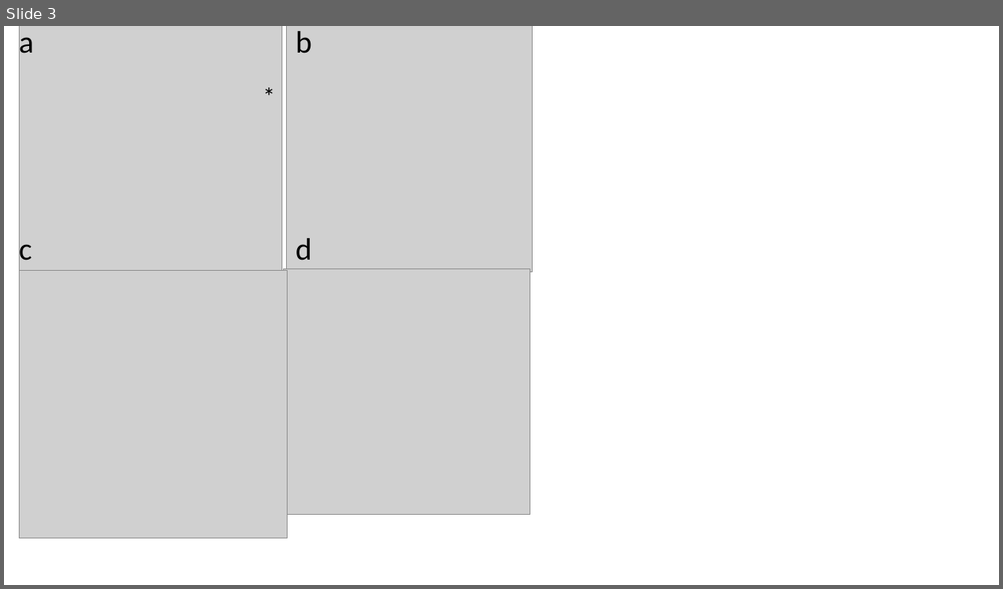
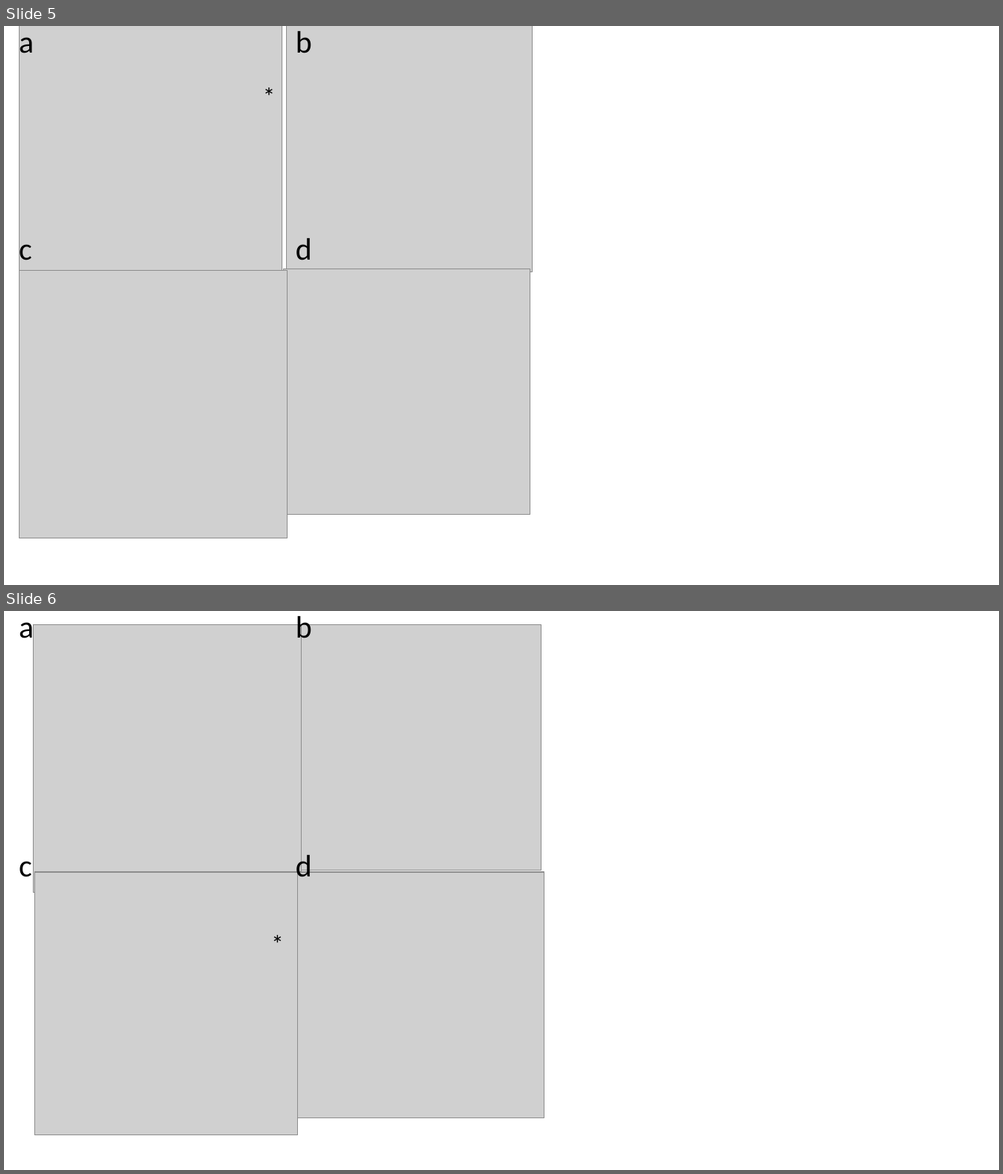
Before and after one commit to DaPsyientist/COVID911_EmoMem, a slide deck: Merged/Output/fig/pptx/covid_graph.pptx. Shown one above the other, each under a label of ours: slide 3 before the commit, slides 5 and 6 after it. The pictures are 1003x589 and 1003x1174 pixels, drawn with LibreOffice and Linux fonts; fonts in the diff are those of the drawing; grey boxes stand for pictures. Boxes give left, top, right and bottom in pixels: in the first picture for what was removed or moved away, otherwise in the second. Text is boxed around its words. In the diff, an @@ line names an element or a change of style, - is before the commit and + after.

Commit message:
new pptx

```diff
--- a/Merged/Output/fig/pptx/covid_graph.pptx
+++ b/Merged/Output/fig/pptx/covid_graph.pptx
@@ slide 6 added at bbox=[4, 611, 999, 1170], background #FFFFFF @@
@@ text added at bbox=[19, 622, 34, 646], 30 pt, text #000000 @@
+a
@@ picture added at bbox=[33, 624, 301, 892] @@
@@ picture added at bbox=[295, 624, 541, 871] @@
@@ text added at bbox=[296, 612, 312, 646], 30 pt, text #000000 @@
+b
@@ text added at bbox=[296, 851, 312, 885], 30 pt, text #000000 @@
+d
@@ text added at bbox=[19, 861, 32, 877], 30 pt, text #000000 @@
+c
@@ picture added at bbox=[34, 872, 298, 1136] @@
@@ picture added at bbox=[297, 872, 543, 1119] @@
@@ text added at bbox=[264, 925, 291, 963], 24 pt, text #000000 @@
+*
@@ what was slide 3 is now slide 5 @@
```
Also in this commit, not shown: 1 slide changed, 4 other slides added, 1 slide removed, 1 other file.
